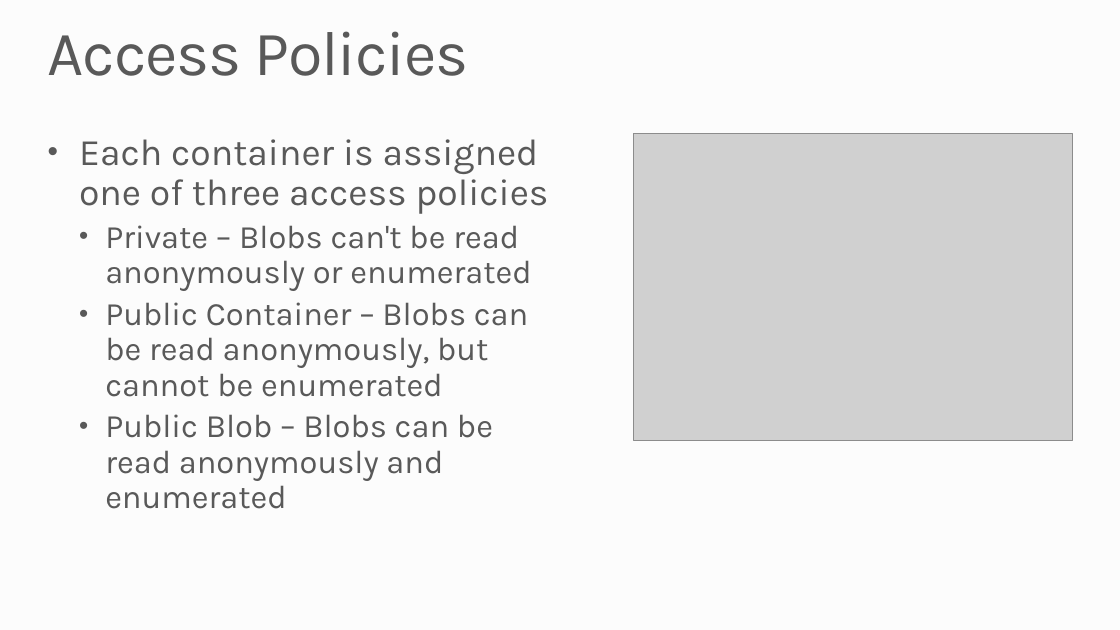
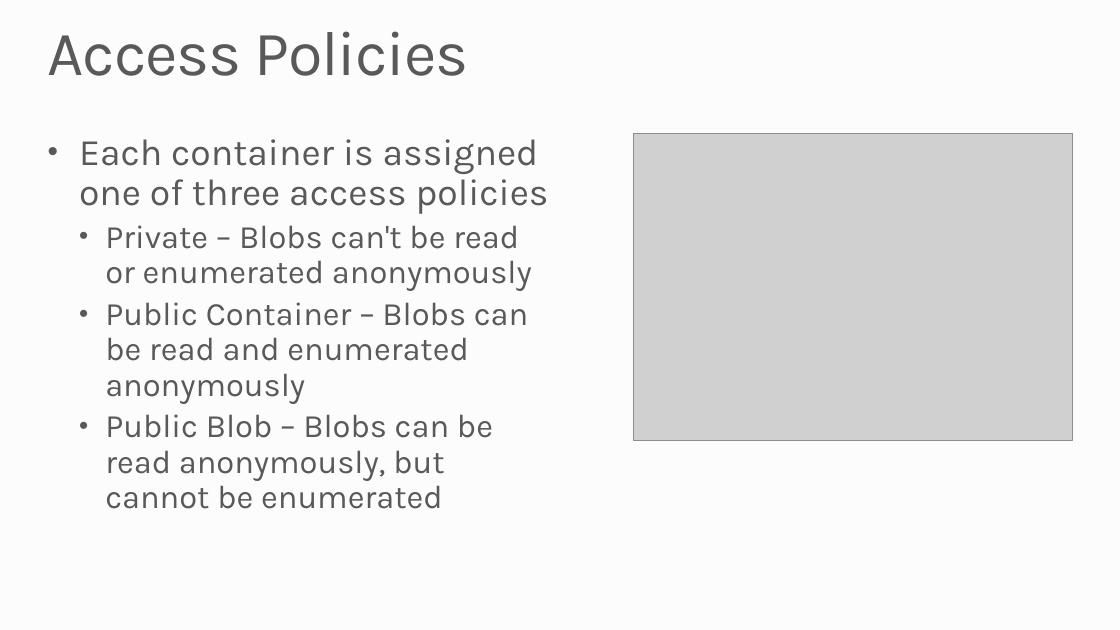
Before and after one commit to MSRConnections/Azure-training-course, a slide deck: slide 5 of Content/Storage/Azure Storage.pptx. Drawn at 1120x630 pixels with LibreOffice and Linux fonts; fonts in the diff are those of the drawing; grey boxes stand for pictures; background and template pictures are left out. Boxes give left, top, right and bottom in pixels: in the first picture for what was removed or moved away, otherwise in the second. Text is boxed around its words. In the diff, an @@ line names an element or a change of style, - is before the commit and + after.

```diff
--- a/Content/Storage/Azure Storage.pptx
+++ b/Content/Storage/Azure Storage.pptx
@@ text at (105,225,532,509): text changed @@
-  • Private – Blobs can't be read anonymously or enumerated
-  • Public Container – Blobs can be read anonymously, but cannot be enumerated
-  • Public Blob – Blobs can be read anonymously and enumerated
+  • Private – Blobs can't be read or enumerated anonymously
+  • Public Container – Blobs can be read and enumerated anonymously
+  • Public Blob – Blobs can be read anonymously, but cannot be enumerated
```
Also in this commit, not shown: 1 other slide changed, 4 other files.
